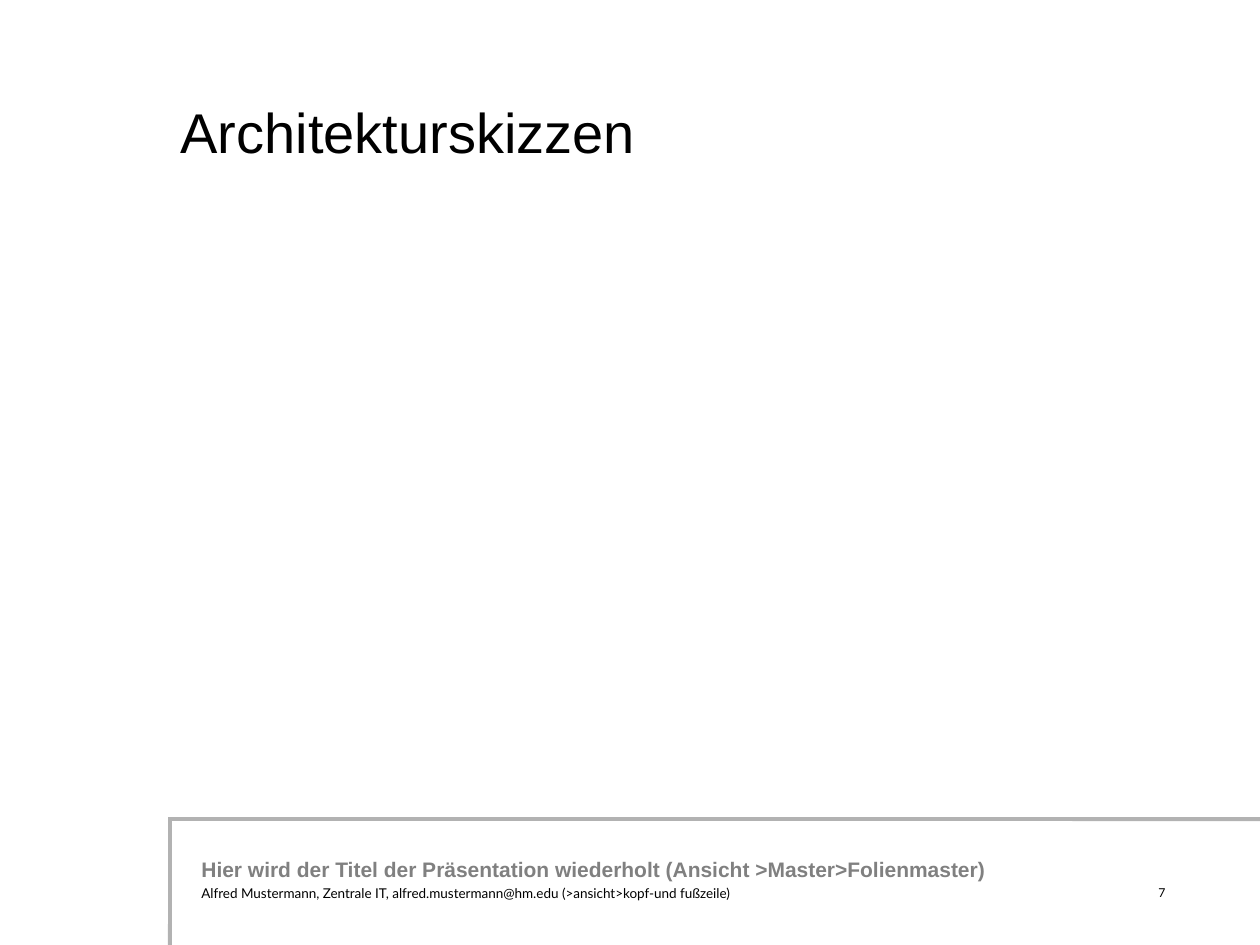
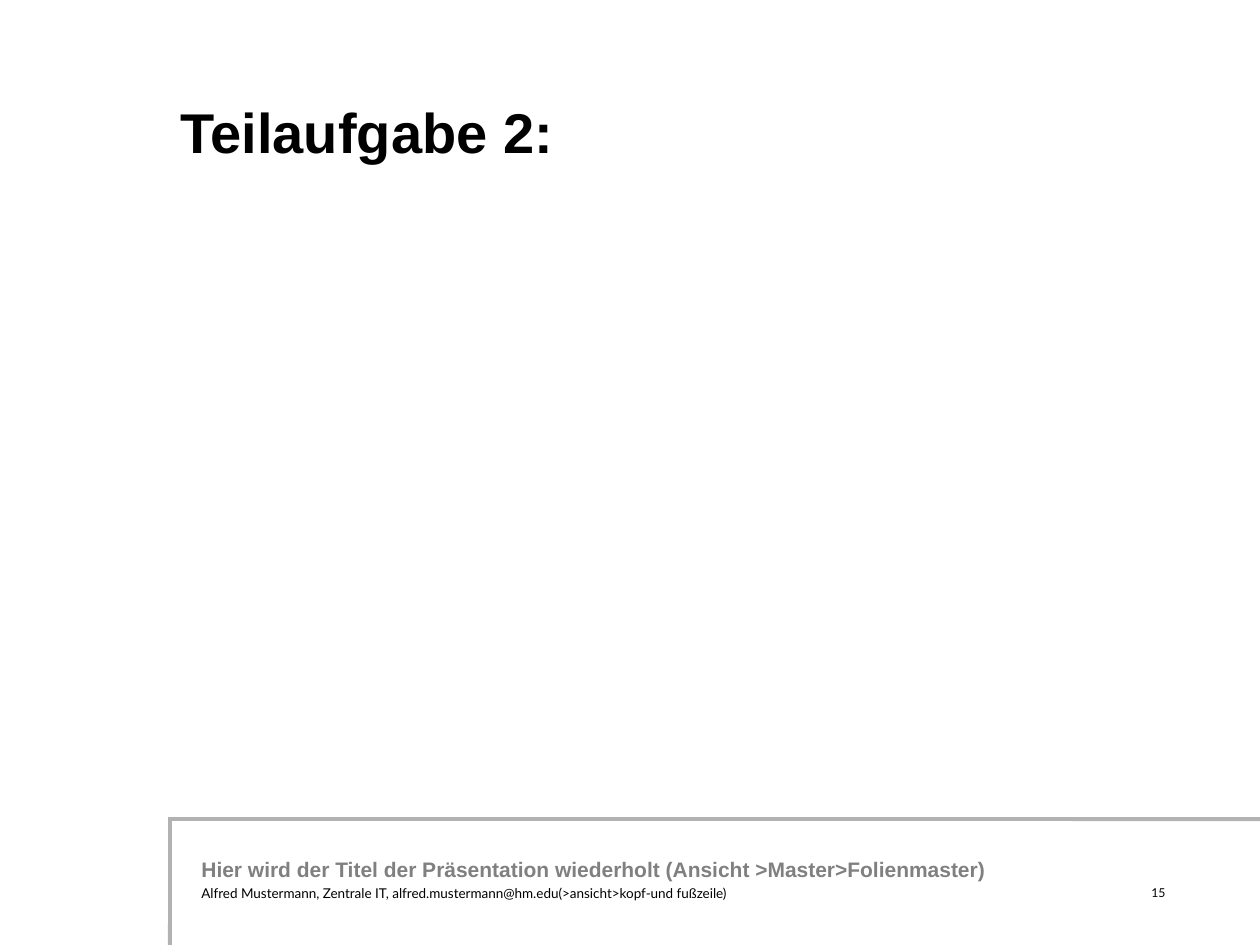
Before and after one commit to simonsymhoven/Datenkommunikation, a slide deck: slide 15 of Aufgabe 1/powerpointpraesentation.ppt (slide 7 before the commit). Drawn at 1260x945 pixels with LibreOffice and Linux fonts; fonts in the diff are those of the drawing; background and template pictures are left out. Boxes give left, top, right and bottom in pixels: in the first picture for what was removed or moved away, otherwise in the second. Text is boxed around its words. In the diff, an @@ line names an element or a change of style, - is before the commit and + after.

```diff
--- a/Aufgabe 1/powerpointpraesentation.ppt
+++ b/Aufgabe 1/powerpointpraesentation.ppt
@@ title at (181, 112, 553, 164): text changed; bold on @@
-Architekturskizzen
+Teilaufgabe 2:
@@ text at (201, 887, 727, 901): spaces changed @@
-Alfred Mustermann, Zentrale IT, alfred.mustermann@hm.edu (>ansicht>kopf-und fußzeile)
+Alfred Mustermann, Zentrale IT, alfred.mustermann@hm.edu(>ansicht>kopf-und fußzeile)
@@ page number at (1151, 888, 1165, 897): text changed @@
-7
+15
```
Also in this commit, not shown: 20 other slides changed, 4 slides added, 1 slide removed, 3 other files.
